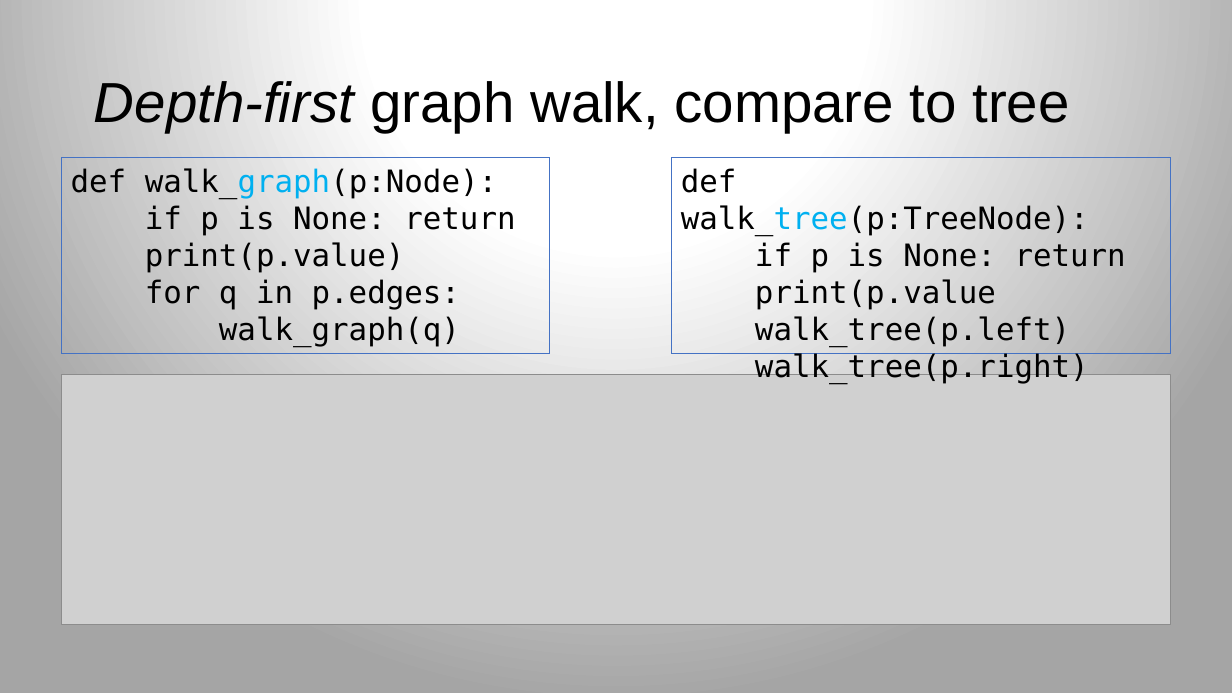
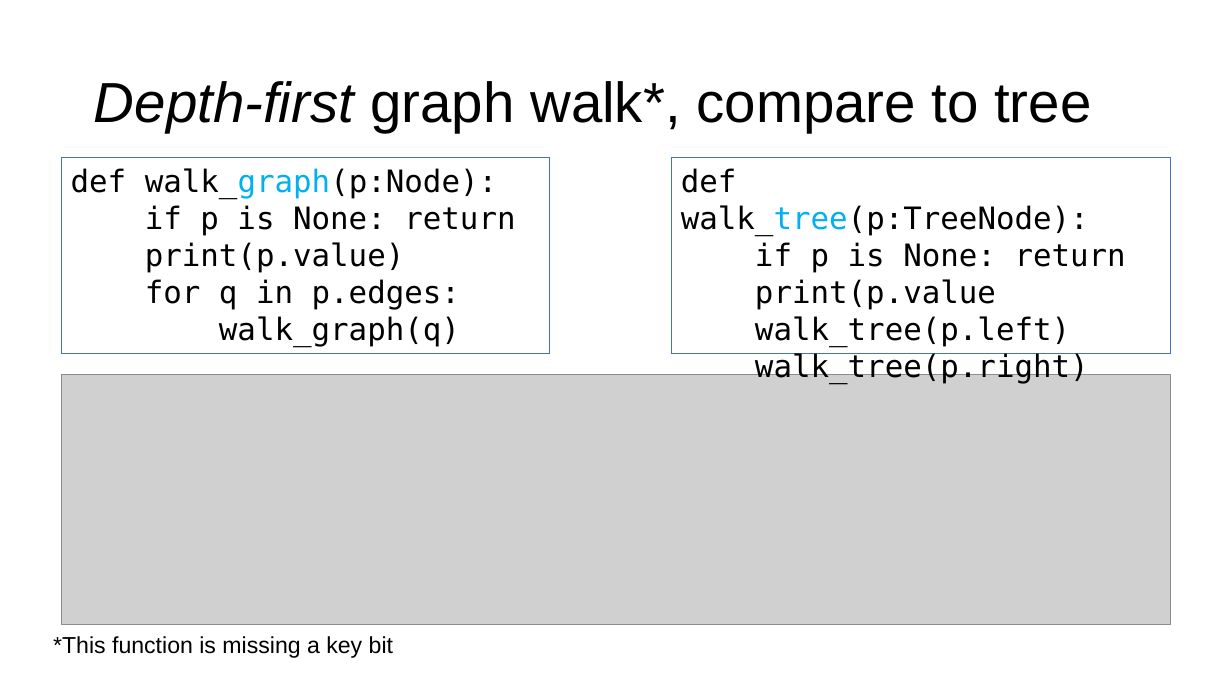
Before and after one commit to parrt/msds689, a slide deck: slide 13 of notes/walking-structures.pptx (slide 10 before the commit). Drawn at 1232x693 pixels with LibreOffice and Linux fonts; fonts in the diff are those of the drawing; grey boxes stand for pictures; background and template pictures are left out. Boxes give left, top, right and bottom in pixels: in the first picture for what was removed or moved away, otherwise in the second. Text is boxed around its words. In the diff, an @@ line names an element or a change of style, - is before the commit and + after.

```diff
--- a/notes/walking-structures.pptx
+++ b/notes/walking-structures.pptx
@@ background gradient #FFFFFF to #A5A5A5 to #FFFFFF @@
@@ title at bbox=[94, 81, 1091, 132]: text changed @@
-Depth-first graph walk, compare to tree
+Depth-first graph walk*, compare to tree
@@ text added at bbox=[53, 636, 393, 658], 18 pt, text #000000 @@
+*This function is missing a key bit
```
Also in this commit, not shown: 12 other slides changed, 2 slides added, 2 other files.
